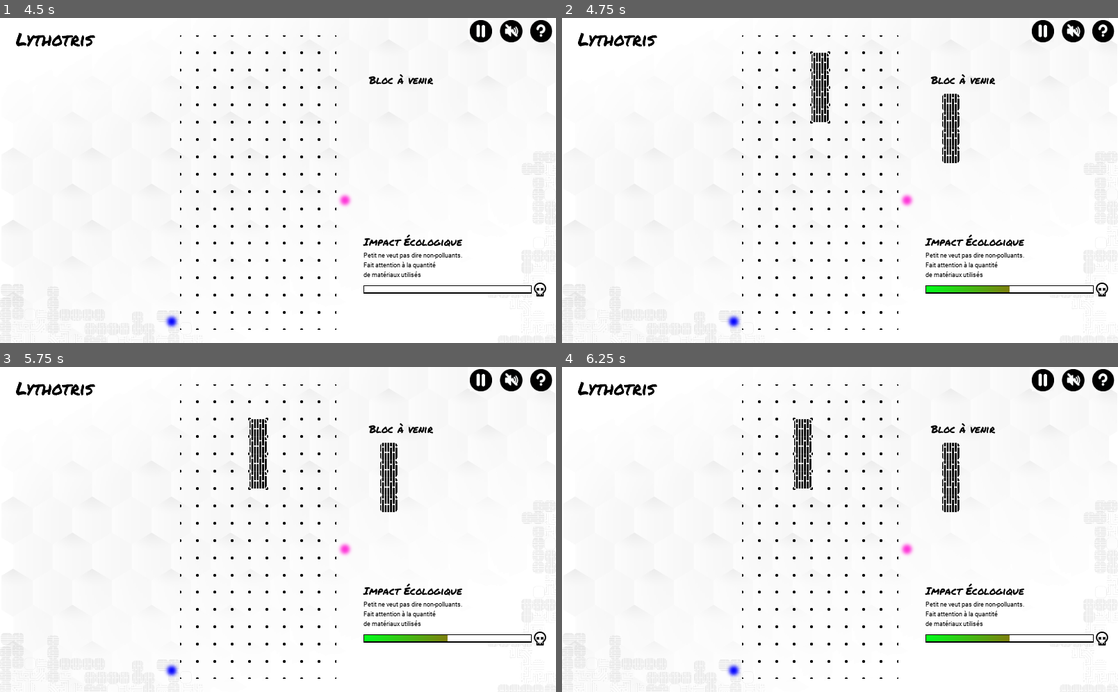
Above: before the commit, frames 1-4 (two rows, left to right).
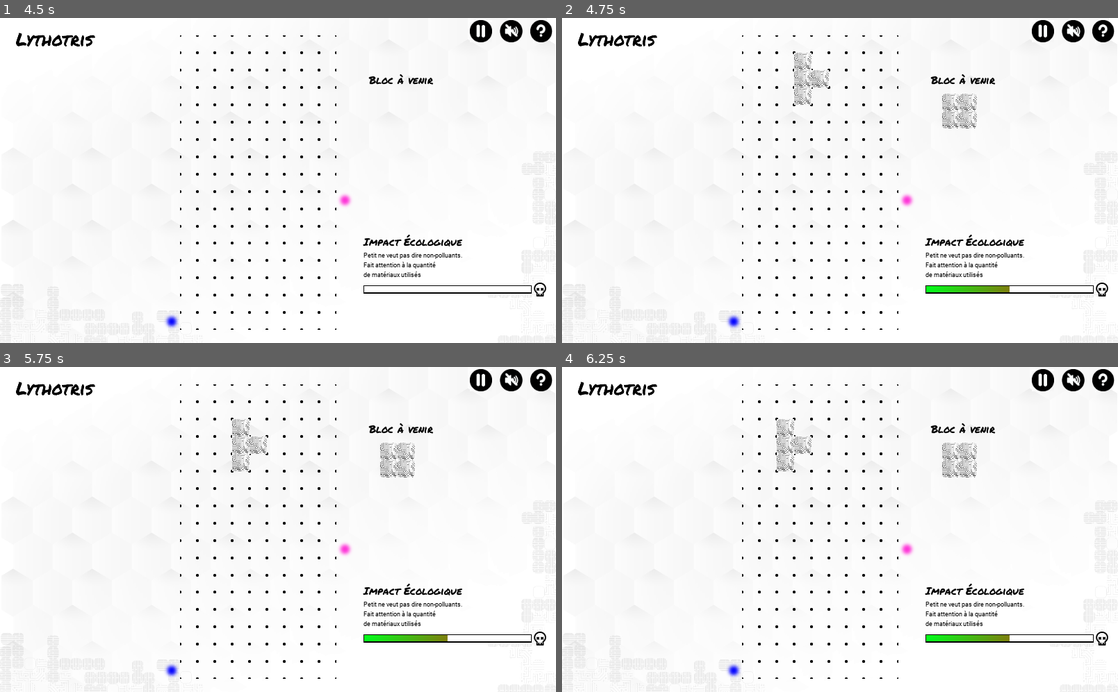
Above: after the commit, the same moments.

Repository: Henry38/Lithotris
Game: Godot game, scene res://scenes/Gameplay.tscn
The game is run twice, just before and just after one commit, with the same random seed, the same clock (stepped at 60 frames per second) and the same inputs.
Inputs (mouse positions are in pixels of both pictures, inside the frame that each line leads up to):
- Up to frame 1 (4.5 s): tap Enter at 0.5, 4.25 s; move the mouse to (400, 164) at 0.52 s; hold D (move_right) 0.53-1.25 s; hold Shift (lithography_power_up) 0.53-1.25 s; click (400, 164) at 0.67 s; click (478, 31) at 1.25 s; click (511, 31) at 2 s; click (539, 31) at 2.75 s; tap Space at 3.5 s; move the mouse to (166, 196) at 3.52 s; hold S (move_down) 3.53-4.28 s; tap Shift (lithography_power_up) at 3.6 s; move the mouse to (333, 109) at 4.27 s; hold D (move_right) from 4.28 s (still down); hold Shift (lithography_power_up) from 4.28 s (still down)
- Up to frame 2 (4.75 s): keep holding D (move_right); keep holding Shift (lithography_power_up)
- Up to frame 3 (5.75 s): keep holding D (move_right); tap Space at 5 s; move the mouse to (250, 594) at 5.02 s; release Shift (lithography_power_up) at 5.03 s; tap Shift (lithography_power_up) at 5.1 s; click (250, 594) at 5.17 s
- Up to frame 4 (6.25 s): move the mouse to (1006, 578) at 5.77 s; release D (move_right) at 5.78 s; hold Q (move_left) from 5.78 s (still down); hold Shift (lithography_power_up) from 5.78 s (still down)

Frame 1 is identical in both runs. In frame 2, 1.4% of the frame differs, in the area x 41-75%, y 10-45%; in frame 3, 1.4%, in the area x 41-75%, y 16-45%; in frame 4, 1.4%.

Commit message:
prepare next block and show it

Diff:
--- a/scripts/TileMap.gd
+++ b/scripts/TileMap.gd
@@ -8,6 +8,7 @@
 
 # Main variables
 var current_block = null
+var next_block = null
 var resin_blocks = []
 var preload_lithopgraphy_power_up = false
 var display_lithopgraphy_power_up = false
@@ -119,6 +120,15 @@
 	displayBlock(current_block)
 
 func createNewBlock():
+	if next_block == null:
+		next_block = generate_block()
+
+	current_block = next_block
+	next_block = generate_block()
+	emit_signal("generate_block")
+	emit_signal("prepare_block", next_block)
+
+func generate_block():
 	var rand_tilemap : TileMap = shapes[randi() % shapes.size()].instance()
 	var new_block = FallingObject.new(1 + (randi() % 2), rand_tilemap.get_used_cells())
 	if (randi() % 2) == 0:
@@ -127,9 +137,7 @@
 		new_block.rotate_right()
 	new_block.x = int(width / 2) - int(new_block.width / 2)
 	new_block.y = 1
-	current_block = new_block
-	emit_signal("generate_block")
-	emit_signal("prepare_block", new_block)
+	return new_block
 
 # Return true if the current block touch the ground else false
 func checkCollisionBlock(block) -> bool:
